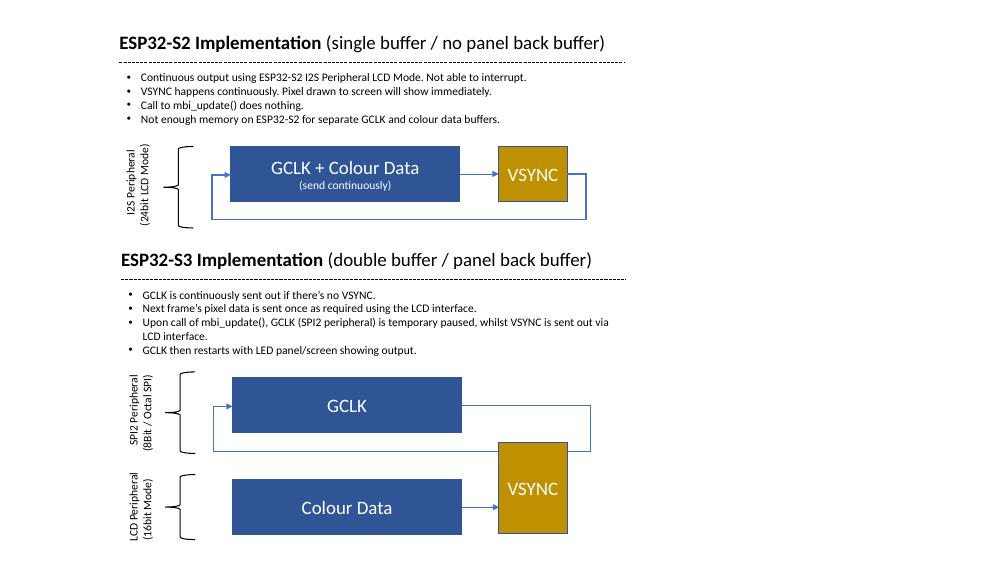
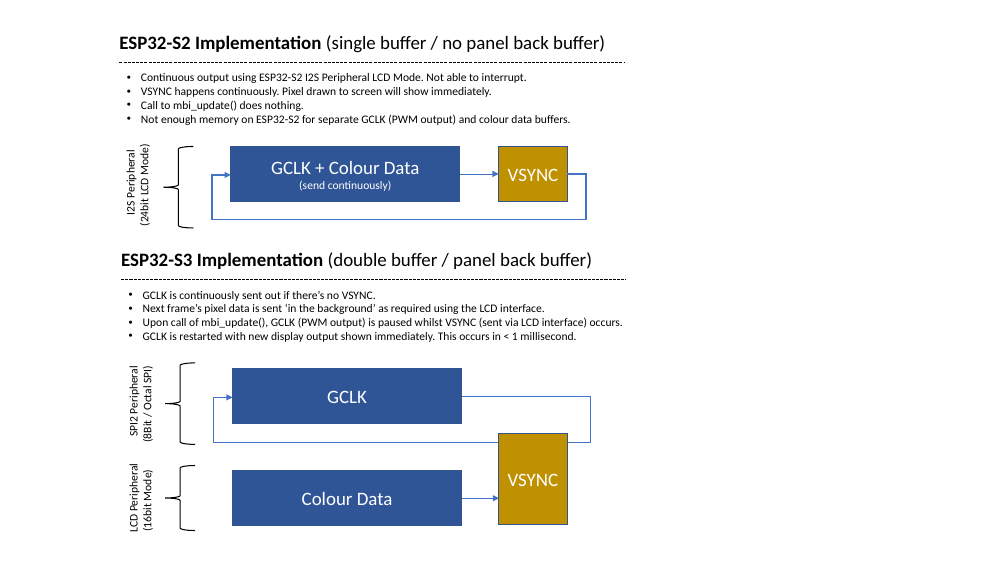
Before and after one commit to mrcodetastic/MBI5153-DMG1075-MatrixPanel-DMA, a slide deck: slide 1 of docs/esp32-s2_vs_esp32-s3_implementation.pptx. Drawn at 1008x567 pixels with LibreOffice and Linux fonts; fonts in the diff are those of the drawing. Boxes give left, top, right and bottom in pixels: in the first picture for what was removed or moved away, otherwise in the second. Text is boxed around its words. In the diff, an @@ line names an element or a change of style, - is before the commit and + after.

```diff
--- a/docs/esp32-s2_vs_esp32-s3_implementation.pptx
+++ b/docs/esp32-s2_vs_esp32-s3_implementation.pptx
@@ text at (x1=141, y1=114, x2=571, y2=125): text changed @@
-• Not enough memory on ESP32-S2 for separate GCLK and colour data buffers.
+• Not enough memory on ESP32-S2 for separate GCLK (PWM output) and colour data buffers.
@@ text at (x1=143, y1=304, x2=623, y2=342): text changed @@
-• Next frame’s pixel data is sent once as required using the LCD interface.
-• Upon call of mbi_update(), GCLK (SPI2 peripheral) is temporary paused, whilst VSYNC is sent out via LCD interface.
-• GCLK then restarts with LED panel/screen showing output.
+• Next frame’s pixel data is sent ‘in the background’ as required using the LCD interface.
+• Upon call of mbi_update(), GCLK (PWM output) is paused whilst VSYNC (sent via LCD interface) occurs.
+• GCLK is restarted with new display output shown immediately. This occurs in < 1 millisecond.
@@ 3 rectangles, 2 texts, 2 left braces, 1 elbow arrow, 1 arrow moved together from (x1=127, y1=372, x2=591, y2=541) to (x1=127, y1=363, x2=591, y2=532) @@
```
